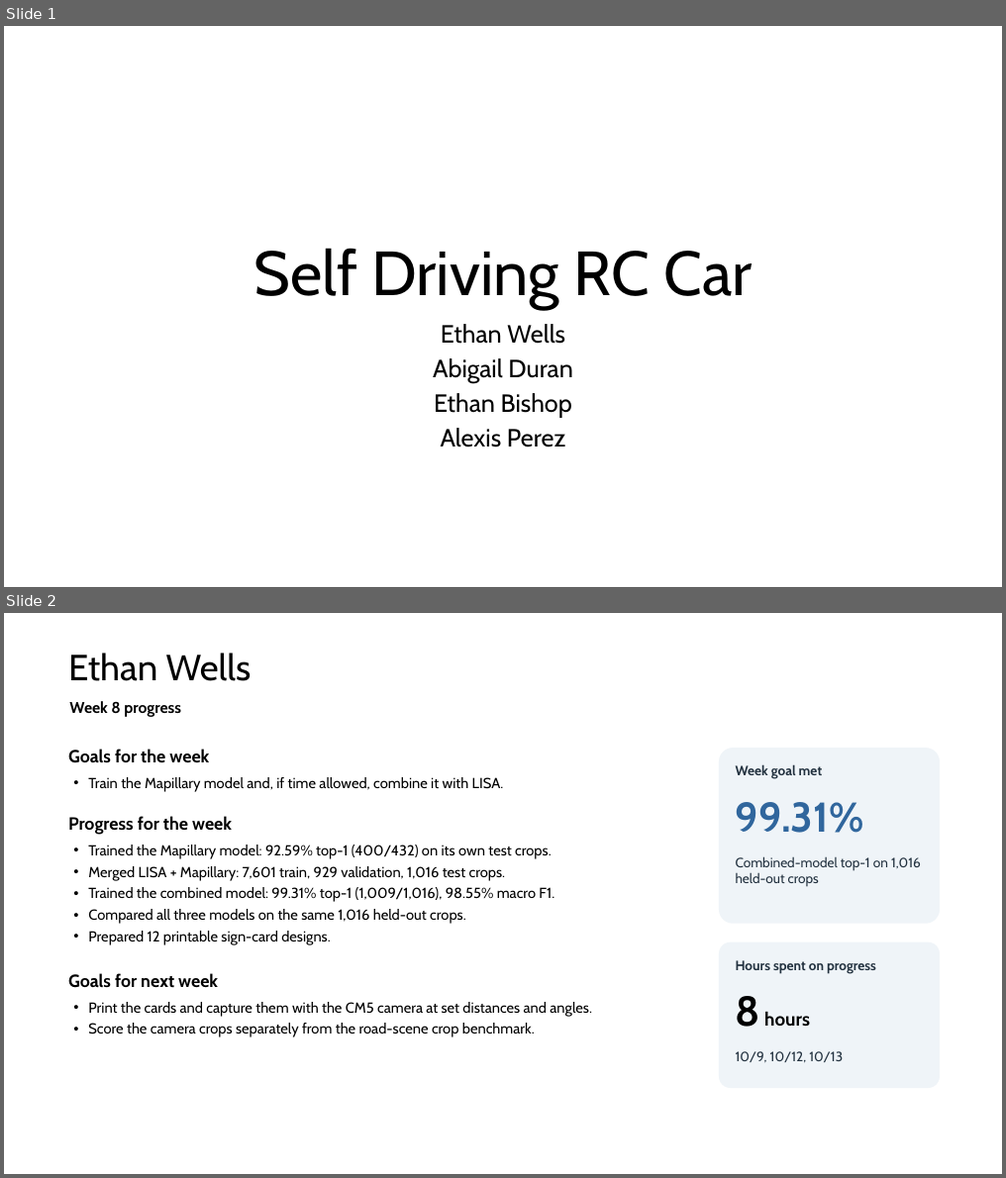
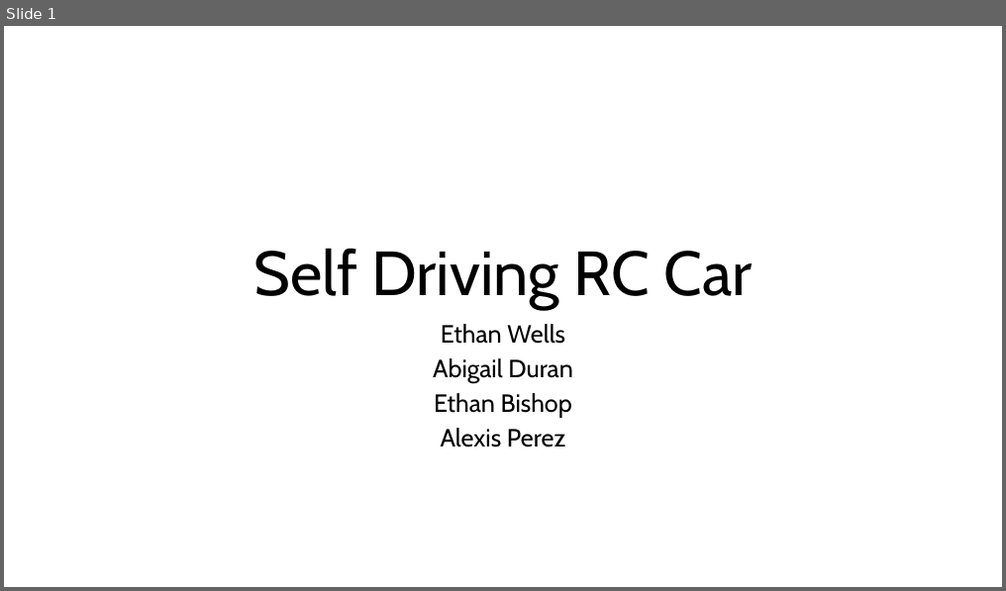
Before and after one commit to EthanWellsSr/BuggyBot, a slide deck: Weekly Reports/Self-Driving-RC-Car.pptx. Shown one above the other, each under a label of ours: slides 1 and 2 before the commit, slide 1 after it. The pictures are 1006x1178 and 1006x591 pixels, drawn with LibreOffice and Linux fonts; fonts in the diff are those of the drawing. Boxes give left, top, right and bottom in pixels: in the first picture for what was removed or moved away, otherwise in the second. Text is boxed around its words. In the diff, an @@ line names an element or a change of style, - is before the commit and + after.

Commit message:
Week 9: assemble weekly presentation deck from slides

```diff
--- a/Weekly Reports/Self-Driving-RC-Car.pptx
+++ b/Weekly Reports/Self-Driving-RC-Car.pptx
@@ slide 2 removed at <box>4,613,1002,1174</box>, background #FFFFFF @@
@@ text removed at <box>68,653,252,681</box> @@
-Ethan Wells
@@ text removed at <box>69,701,181,717</box> @@
-Week 8 progress
@@ text removed at <box>68,749,209,763</box> @@
-Goals for the week
@@ rounded rectangle removed at <box>719,748,940,924</box> @@
@@ text removed at <box>88,777,504,792</box> @@
-• Train the Mapillary model and, if time allowed, combine it with LISA.
@@ text removed at <box>736,764,823,779</box> @@
-Week goal met
@@ text removed at <box>68,816,232,835</box> @@
-Progress for the week
@@ text removed at <box>736,802,864,833</box> @@
-99.31%
@@ text removed at <box>88,845,554,946</box> @@
-• Trained the Mapillary model: 92.59% top-1 (400/432) on its own test crops.
-• Merged LISA + Mapillary: 7,601 train, 929 validation, 1,016 test crops.
-• Trained the combined model: 99.31% top-1 (1,009/1,016), 98.55% macro F1.
-• Compared all three models on the same 1,016 held-out crops.
-• Prepared 12 printable sign-card designs.
@@ text removed at <box>736,857,921,887</box> @@
-Combined-model top-1 on 1,016 held-out crops
@@ rounded rectangle removed at <box>719,943,940,1088</box> @@
@@ text removed at <box>736,960,876,974</box> @@
-Hours spent on progress
@@ text removed at <box>68,973,218,988</box> @@
-Goals for next week
@@ text removed at <box>736,996,810,1027</box> @@
-8 hours
@@ text removed at <box>88,1002,592,1038</box> @@
-• Print the cards and capture them with the CM5 camera at set distances and angles.
-• Score the camera crops separately from the road-scene crop benchmark.
@@ text removed at <box>736,1052,843,1063</box> @@
-10/9, 10/12, 10/13
```
Also in this commit, not shown: 4 slides changed, 8 slides added, 8 other slides removed.
